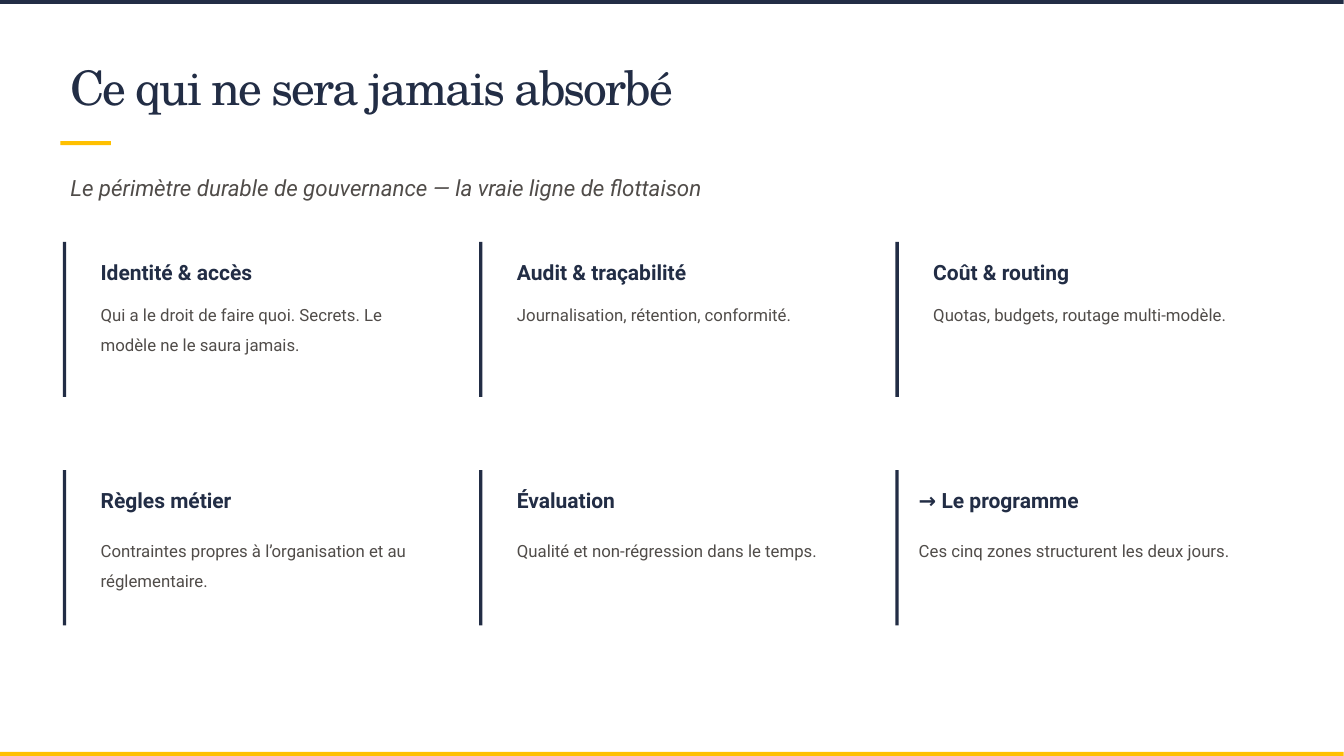
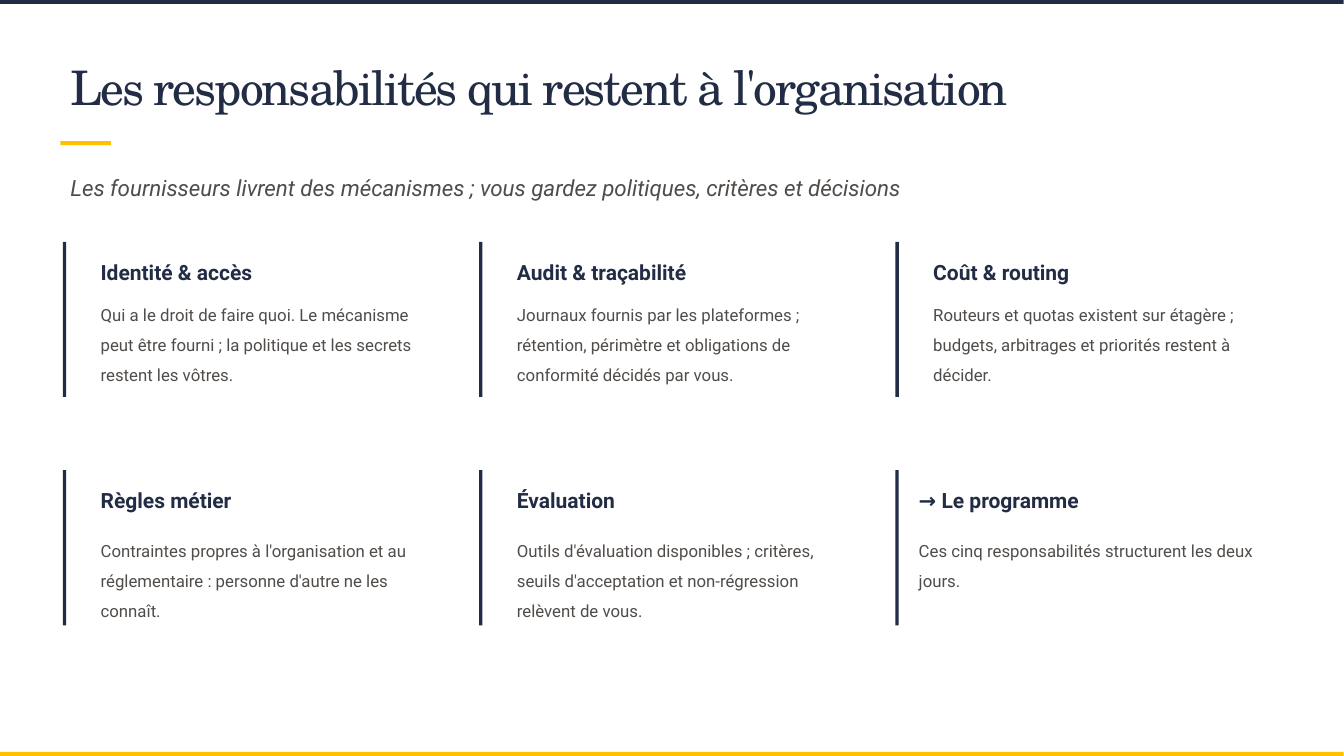
Before and after one commit to SCIAM-FR/formation-ia, a slide deck: slide 12 of slides/Support_formation_SCIAM.pptx. Drawn at 1344x756 pixels with LibreOffice and Linux fonts; fonts in the diff are those of the drawing; background and template pictures are left out. Boxes give left, top, right and bottom in pixels: in the first picture for what was removed or moved away, otherwise in the second. Text is boxed around its words. In the diff, an @@ line names an element or a change of style, - is before the commit and + after.

```diff
--- a/slides/Support_formation_SCIAM.pptx
+++ b/slides/Support_formation_SCIAM.pptx
@@ title at (x1=70, y1=70, x2=1008, y2=115): text changed @@
-Ce qui ne sera jamais absorbé
+Les responsabilités qui restent à l'organisation
@@ text at (x1=70, y1=179, x2=900, y2=201): text changed @@
-Le périmètre durable de gouvernance — la vraie ligne de flottaison
+Les fournisseurs livrent des mécanismes ; vous gardez politiques, critères et décisions
@@ text at (x1=101, y1=308, x2=411, y2=381): text changed @@
-Qui a le droit de faire quoi. Secrets. Le modèle ne le saura jamais.
+Qui a le droit de faire quoi. Le mécanisme peut être fourni ; la politique et les secrets restent les vôtres.
@@ text at (x1=517, y1=308, x2=791, y2=385): text changed @@
-Journalisation, rétention, conformité.
+Journaux fournis par les plateformes ; rétention, périmètre et obligations de conformité décidés par vous.
@@ text at (x1=933, y1=308, x2=1230, y2=381): text changed @@
-Quotas, budgets, routage multi-modèle.
+Routeurs et quotas existent sur étagère ; budgets, arbitrages et priorités restent à décider.
@@ text at (x1=101, y1=544, x2=406, y2=617): text changed @@
-Contraintes propres à l’organisation et au réglementaire.
+Contraintes propres à l'organisation et au réglementaire : personne d'autre ne les connaît.
@@ text at (x1=517, y1=544, x2=813, y2=617): text changed @@
-Qualité et non-régression dans le temps.
+Outils d'évaluation disponibles ; critères, seuils d'acceptation et non-régression relèvent de vous.
@@ text at (x1=919, y1=544, x2=1253, y2=591): text changed @@
-Ces cinq zones structurent les deux jours.
+Ces cinq responsabilités structurent les deux jours.
```
Also in this commit, not shown: 13 other slides changed, 6 slides added, 23 other files.
